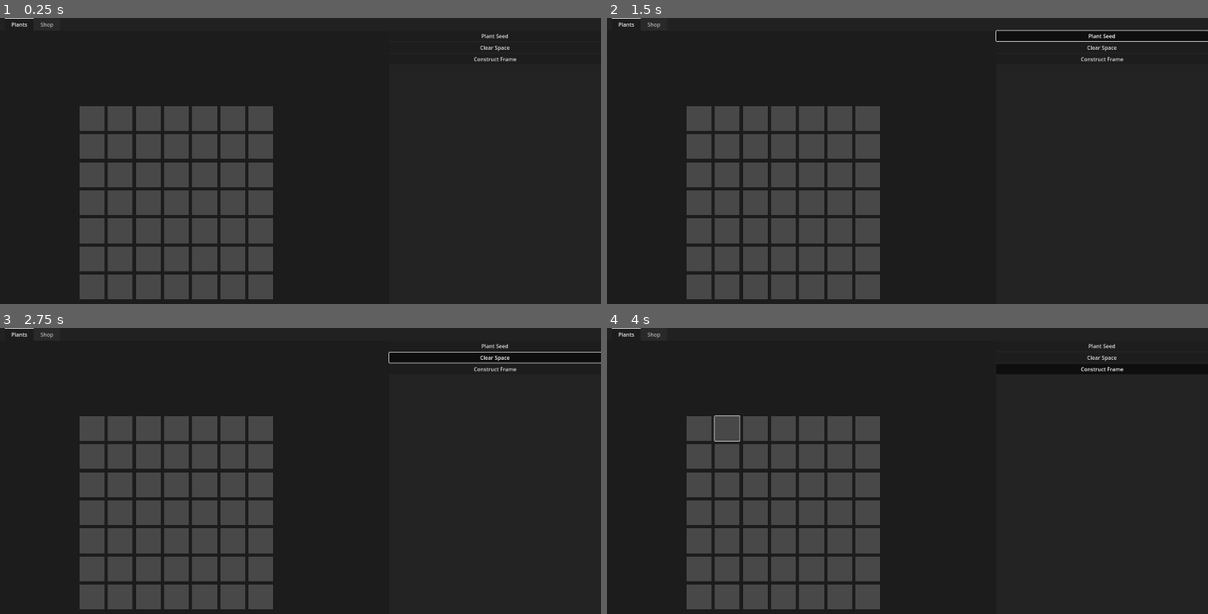
Above: before the commit, frames 1-4 (two rows, left to right).
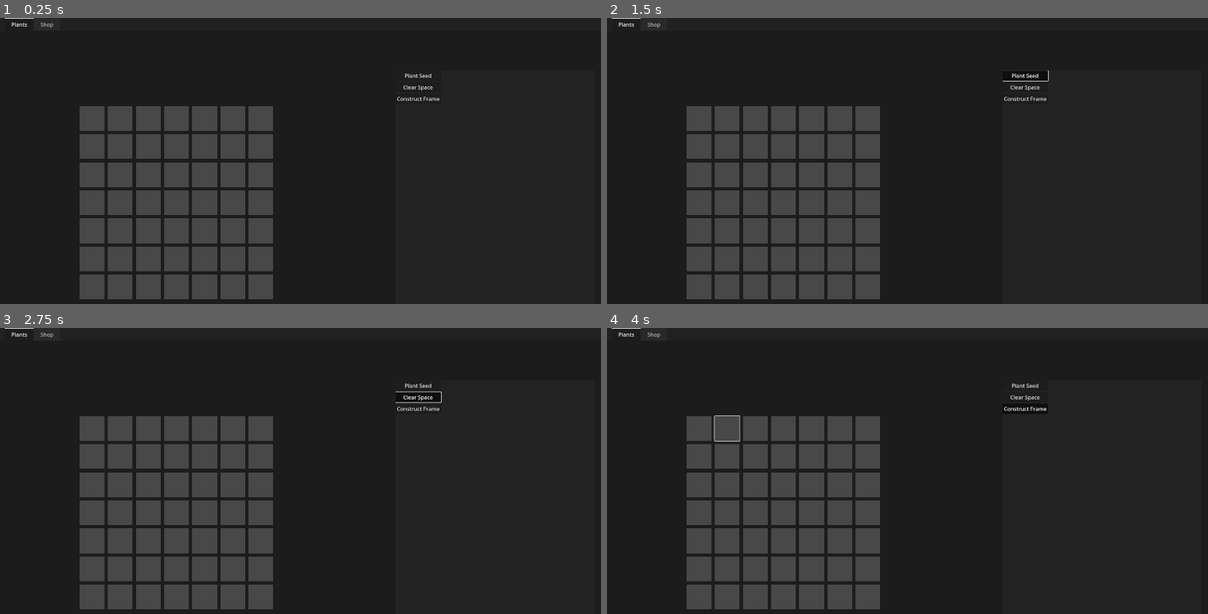
Above: after the commit, the same moments.

Repository: tylercchase/agricraft_godot
Game: Godot game, scene res://src/main.tscn
The game is run twice, just before and just after one commit, with the same random seed, the same clock (stepped at 60 frames per second) and the same inputs. The engine's default icon, where the game draws it, is replaced by a stand-in: a white triangle on a blue panel in a dark square.
Inputs (mouse positions are in pixels of both pictures, inside the frame that each line leads up to):
- Up to frame 1 (0.25 s): no input
- Up to frame 2 (1.5 s): click (697, 118) at 0.5 s; click "Plant Seed" at 1.25 s
- Up to frame 3 (2.75 s): click "Clear Space" at 2 s
- Up to frame 4 (4 s): click "Construct Frame" at 2.75 s; click (727, 428) at 3.5 s

The runs differ from the first frame. In frame 1, 0.3% of the frame differs, in the area x 66-86%, y 5-30%; in frame 2, 0.6%; in frame 3, 0.7%, in the area x 64-100%, y 5-30%; in frame 4, 0.3%.

Commit message:
feat: item tooltips

Diff:
--- a/src/main.tscn
+++ b/src/main.tscn
@@ -224,12 +224,7 @@
 [node name="InventoryManager" type="Node" parent="."]
 script = ExtResource("7_rlaii")
 
-[node name="Control" type="Control" parent="."]
-anchors_preset = 0
-offset_right = 40.0
-offset_bottom = 40.0
-
-[node name="TooltipContainer" parent="Control" instance=ExtResource("8_5mrjc")]
+[node name="TooltipContainer" parent="." instance=ExtResource("8_5mrjc")]
 visible = false
 layout_mode = 0
 offset_right = 300.0
--- a/src/managers/inventory_manager.gd
+++ b/src/managers/inventory_manager.gd
@@ -18,6 +18,8 @@
     if item is Plant: # it's a seed
         print('test')
         item_slot.id = item.id + item.dominant_gene.to_string() + '-' + item.recessive_gene.to_string() # possibly use a combo of genetic stuff for this, add a to string function to genomes?
+    elif item is InventoryItem:
+        item_slot.id = item.id
     else:
         item_slot.id = item # it's a string just use it raw
         # eventually this should probably use a resource for items, but for now it's fineeee
--- a/src/plant/plant.gd
+++ b/src/plant/plant.gd
@@ -11,8 +11,7 @@
 @export var grow_ticks: int = 10
 @export var sell_price: int = 1
 
-@export var output = "Wheat" # probably make something here that fits better
-# make a resource here, would work a lot better
+@export var output: InventoryItem
 
 var dominant_gene: Genome = Genome.new()
 var recessive_gene: Genome = Genome.new()
--- a/src/plant/resources/wheat.tres
+++ b/src/plant/resources/wheat.tres
@@ -1,5 +1,6 @@
-[gd_resource type="Resource" script_class="Plant" load_steps=2 format=3 uid="uid://d1mm8od10gywy"]
+[gd_resource type="Resource" script_class="Plant" load_steps=3 format=3 uid="uid://d1mm8od10gywy"]
 
+[ext_resource type="Resource" uid="uid://c4tsi2bepmoye" path="res://src/items/resources/wheat.tres" id="1_e34oh"]
 [ext_resource type="Script" uid="uid://bwqcn1on1jm86" path="res://src/plant/plant.gd" id="1_ka56c"]
 
 [resource]
@@ -9,4 +10,5 @@
 display_character = "W"
 grow_ticks = 10
 sell_price = 1
+output = ExtResource("1_e34oh")
 metadata/_custom_type_script = "uid://bwqcn1on1jm86"
--- a/src/sidebar/inventory/inventory_container.gd
+++ b/src/sidebar/inventory/inventory_container.gd
@@ -4,7 +4,7 @@
 
 @export var slot_scene: PackedScene
 
-@onready var container: Container = $HBoxContainer
+@onready var container: Container = self
 
 
 func _ready() -> void:
@@ -24,7 +24,9 @@
         if item.item is Plant:
             scene.text = item.item.name + " " + str(item.amount)
             scene.mouse_entered.connect(Events.emit_tooltip_change.bind(Tooltip.Type.PLANT, item.item))
-
+        elif item.item is InventoryItem:
+            scene.text = item.item.name + " " + str(item.amount) # have a better way of displaying count of items
+            scene.mouse_entered.connect(Events.emit_tooltip_change.bind(Tooltip.Type.ITEM, item.item))
         else:
             scene.text = str(item.item) + " " + str(item.amount)
         scene.mouse_exited.connect(Events.emit_tooltip_change.bind(Tooltip.Type.NONE, null))
--- a/src/sidebar/inventory/inventory_container.tscn
+++ b/src/sidebar/inventory/inventory_container.tscn
@@ -3,7 +3,7 @@
 [ext_resource type="Script" uid="uid://dhex8fthri8e3" path="res://src/sidebar/inventory/inventory_container.gd" id="1_6ytax"]
 [ext_resource type="PackedScene" uid="uid://b1gyh8b7rrw81" path="res://src/sidebar/inventory/inventory_slot.tscn" id="2_30jv2"]
 
-[node name="InventoryContainer" type="VBoxContainer"]
+[node name="InventoryContainer" type="GridContainer"]
 anchors_preset = 15
 anchor_right = 1.0
 anchor_bottom = 1.0
@@ -11,22 +11,18 @@
 grow_vertical = 2
 size_flags_horizontal = 3
 size_flags_vertical = 3
-theme_override_constants/separation = 20
+columns = 5
 script = ExtResource("1_6ytax")
 slot_scene = ExtResource("2_30jv2")
 
-[node name="HBoxContainer" type="VBoxContainer" parent="."]
-layout_mode = 2
-theme_override_constants/separation = 20
-
-[node name="InventorySlot" parent="HBoxContainer" instance=ExtResource("2_30jv2")]
+[node name="InventorySlot" parent="." instance=ExtResource("2_30jv2")]
 layout_mode = 2
 text = ""
 
-[node name="InventorySlot2" parent="HBoxContainer" instance=ExtResource("2_30jv2")]
+[node name="InventorySlot2" parent="." instance=ExtResource("2_30jv2")]
 layout_mode = 2
 text = ""
 
-[node name="InventorySlot3" parent="HBoxContainer" instance=ExtResource("2_30jv2")]
+[node name="InventorySlot3" parent="." instance=ExtResource("2_30jv2")]
 layout_mode = 2
 text = ""
--- a/src/sidebar/inventory/inventory_slot.tscn
+++ b/src/sidebar/inventory/inventory_slot.tscn
@@ -7,6 +7,6 @@
 anchor_bottom = 1.0
 grow_horizontal = 2
 grow_vertical = 2
-size_flags_horizontal = 3
+size_flags_horizontal = 4
 size_flags_vertical = 4
 text = "Test"
--- a/src/sidebar/sidebar_menu.gd
+++ b/src/sidebar/sidebar_menu.gd
@@ -1,4 +1,4 @@
-extends PanelContainer
+extends Container
 
 
 @onready var plant_button: Button = %PlantButton
--- a/src/sidebar/sidebar_menu.tscn
+++ b/src/sidebar/sidebar_menu.tscn
@@ -3,7 +3,7 @@
 [ext_resource type="Script" uid="uid://ck2vpuaba5exs" path="res://src/sidebar/sidebar_menu.gd" id="1_05snc"]
 [ext_resource type="PackedScene" uid="uid://bumsxfixnyqln" path="res://src/sidebar/inventory/inventory_container.tscn" id="2_vqytk"]
 
-[node name="MenuContainer" type="PanelContainer"]
+[node name="MenuContainer" type="CenterContainer"]
 anchors_preset = 15
 anchor_right = 1.0
 anchor_bottom = 1.0
@@ -12,27 +12,34 @@
 size_flags_horizontal = 3
 script = ExtResource("1_05snc")
 
-[node name="VBoxContainer" type="VBoxContainer" parent="."]
+[node name="PanelContainer" type="PanelContainer" parent="."]
+custom_minimum_size = Vector2(600, 800)
 layout_mode = 2
 
-[node name="PlantButton" type="Button" parent="VBoxContainer"]
+[node name="ScrollContainer" type="ScrollContainer" parent="PanelContainer"]
+layout_mode = 2
+
+[node name="VBoxContainer" type="VBoxContainer" parent="PanelContainer/ScrollContainer"]
+layout_mode = 2
+
+[node name="PlantButton" type="Button" parent="PanelContainer/ScrollContainer/VBoxContainer"]
 unique_name_in_owner = true
 layout_mode = 2
 toggle_mode = true
 text = "Plant Seed"
 
-[node name="RemoveButton" type="Button" parent="VBoxContainer"]
+[node name="RemoveButton" type="Button" parent="PanelContainer/ScrollContainer/VBoxContainer"]
 unique_name_in_owner = true
 layout_mode = 2
 toggle_mode = true
 text = "Clear Space"
 
-[node name="TrellisButton" type="Button" parent="VBoxContainer"]
+[node name="TrellisButton" type="Button" parent="PanelContainer/ScrollContainer/VBoxContainer"]
 unique_name_in_owner = true
 layout_mode = 2
 toggle_mode = true
 text = "Construct Frame"
 
-[node name="InventoryContainer" parent="VBoxContainer" instance=ExtResource("2_vqytk")]
+[node name="InventoryContainer" parent="PanelContainer/ScrollContainer/VBoxContainer" instance=ExtResource("2_vqytk")]
 unique_name_in_owner = true
 layout_mode = 2
--- a/src/tooltip/item_tooltip.gd
+++ b/src/tooltip/item_tooltip.gd
@@ -2,5 +2,6 @@
 
 
 func setup(data: InventoryItem):
+    print(data)
     %NameLabel.text = data.name
     %DescriptionLabel.text = data.description
--- a/src/tooltip/item_tooltip.tscn
+++ b/src/tooltip/item_tooltip.tscn
@@ -25,6 +25,7 @@
 layout_mode = 2
 
 [node name="NameLabel" type="Label" parent="MarginContainer/VBoxContainer"]
+unique_name_in_owner = true
 layout_mode = 2
 size_flags_horizontal = 4
 size_flags_vertical = 2
@@ -34,6 +35,7 @@
 layout_mode = 2
 
 [node name="DescriptionLabel" type="Label" parent="MarginContainer/VBoxContainer"]
+unique_name_in_owner = true
 layout_mode = 2
 size_flags_vertical = 3
 size_flags_stretch_ratio = 4.0
--- a/src/tooltip/seed_tooltip.tscn
+++ b/src/tooltip/seed_tooltip.tscn
@@ -58,6 +58,7 @@
 [node name="GenomePart" type="HBoxContainer" parent="MarginContainer/VBoxContainer/GenomesContainer/MarginContainer/GenomeContainer"]
 layout_mode = 2
 size_flags_vertical = 3
+alignment = 2
 
 [node name="Label" type="Label" parent="MarginContainer/VBoxContainer/GenomesContainer/MarginContainer/GenomeContainer/GenomePart"]
 layout_mode = 2
@@ -71,6 +72,7 @@
 [node name="GenomePart2" type="HBoxContainer" parent="MarginContainer/VBoxContainer/GenomesContainer/MarginContainer/GenomeContainer"]
 layout_mode = 2
 size_flags_vertical = 3
+alignment = 2
 
 [node name="Label" type="Label" parent="MarginContainer/VBoxContainer/GenomesContainer/MarginContainer/GenomeContainer/GenomePart2"]
 layout_mode = 2
@@ -121,7 +123,6 @@
 [node name="GenomePart" type="HBoxContainer" parent="MarginContainer/VBoxContainer/GenomesContainer/MarginContainer2/GenomeContainer"]
 layout_mode = 2
 size_flags_vertical = 3
-alignment = 2
 
 [node name="Label" type="Label" parent="MarginContainer/VBoxContainer/GenomesContainer/MarginContainer2/GenomeContainer/GenomePart"]
 layout_mode = 2
@@ -135,7 +136,6 @@
 [node name="GenomePart2" type="HBoxContainer" parent="MarginContainer/VBoxContainer/GenomesContainer/MarginContainer2/GenomeContainer"]
 layout_mode = 2
 size_flags_vertical = 3
-alignment = 2
 
 [node name="Label" type="Label" parent="MarginContainer/VBoxContainer/GenomesContainer/MarginContainer2/GenomeContainer/GenomePart2"]
 layout_mode = 2
--- a/src/tooltip/tooltip.gd
+++ b/src/tooltip/tooltip.gd
@@ -52,7 +52,7 @@
         visible = true
         var item_tooltip = item_tooltip_scene.instantiate()
         add_child(item_tooltip)
+        item_tooltip.position = Vector2(0,0) # TODO: for some reason the tooltip keeps getting set to way far away, this fixes for now
         item_tooltip.setup(data)
     elif type == Type.NONE:
         visible = false
-    pass
--- a/src/tooltip/tooltip.tscn
+++ b/src/tooltip/tooltip.tscn
@@ -13,17 +13,3 @@
 script = ExtResource("1_sttyh")
 plant_tooltip_scene = ExtResource("1_1p4jw")
 item_tooltip_scene = ExtResource("3_4cuop")
-
-[node name="SeedTooltipContainer" parent="." instance=ExtResource("1_1p4jw")]
-visible = false
-layout_mode = 1
-
-[node name="ItemTooltipContainer" parent="." instance=ExtResource("3_4cuop")]
-layout_mode = 0
-anchors_preset = 0
-anchor_right = 0.0
-anchor_bottom = 0.0
-offset_right = 57.0
-offset_bottom = -132.0
-grow_horizontal = 1
-grow_vertical = 1
